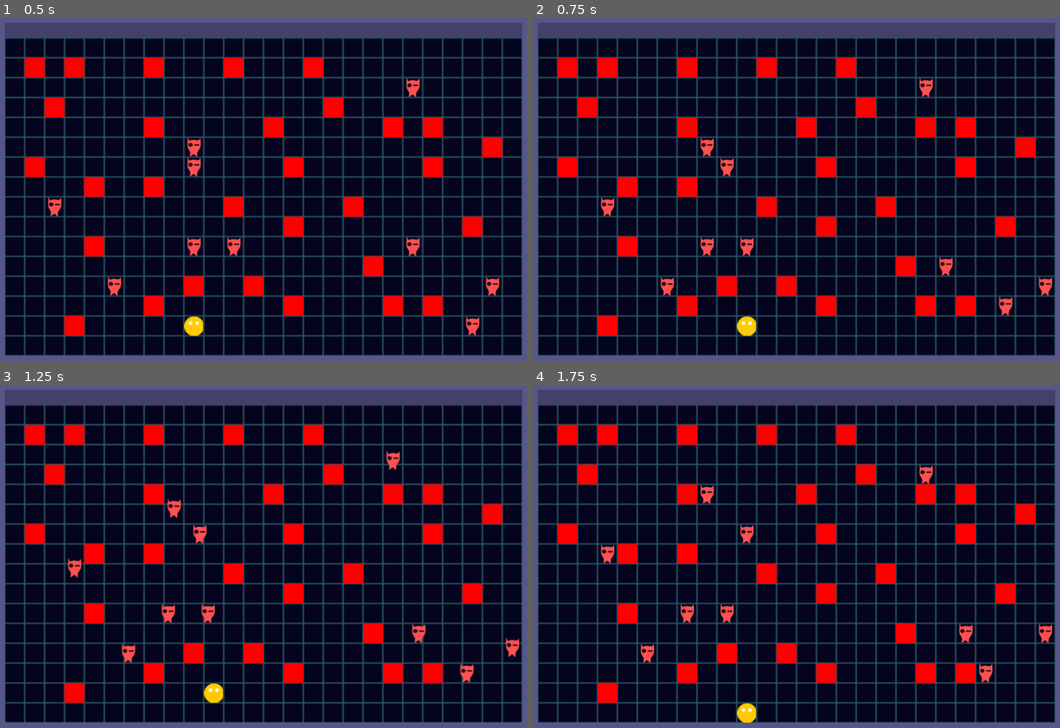
Above: before the commit, frames 1-4 (two rows, left to right).
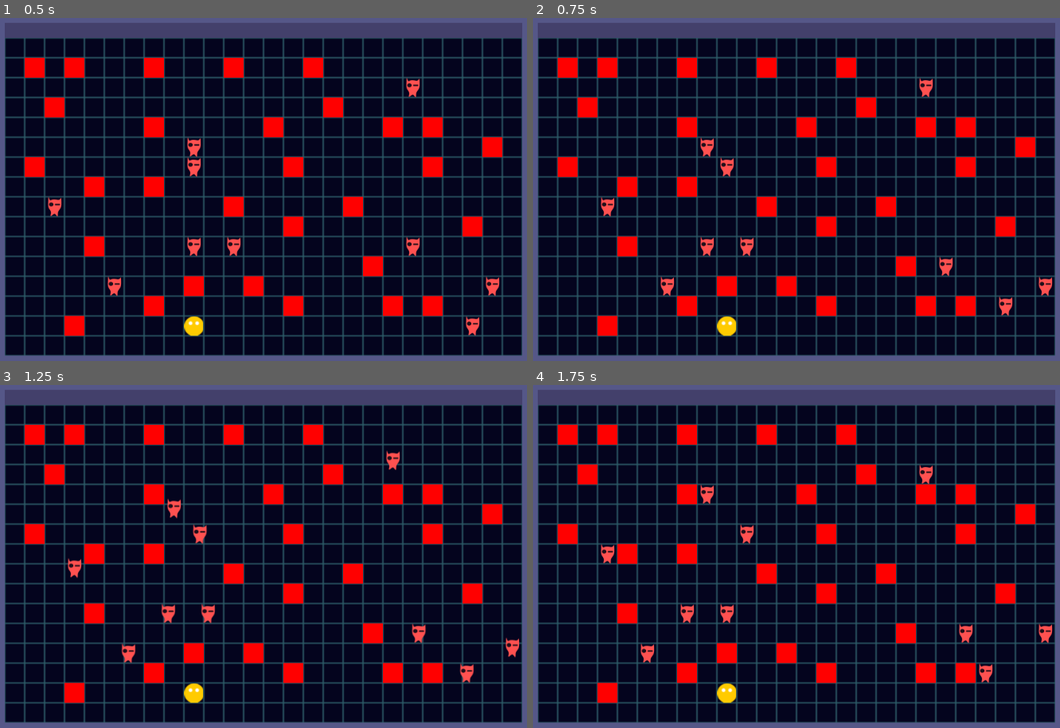
Above: after the commit, the same moments.

Repository: edgex004/RaccoonDelver
Game: Godot game, scene res://Level.tscn
The game is run twice, just before and just after one commit, with the same random seed, the same clock (stepped at 60 frames per second) and the same inputs.
Inputs:
- Up to frame 1 (0.5 s): no input
- Up to frame 2 (0.75 s): tap Enter at 0.5 s; hold Right (player1_right) from 0.53 s (still down)
- Up to frame 3 (1.25 s): keep holding Right (player1_right)
- Up to frame 4 (1.75 s): release Right (player1_right) at 1.28 s; hold Down (player1_down) from 1.28 s (still down)

Frame 1 is identical in both runs. In frame 2, 0.4% of the frame differs, in the area x 34-43%, y 87-93%; in frame 3, 0.4%; in frame 4, 0.4%, in the area x 34-43%, y 87-99%.

Commit message:
Adding 2nd player movement

Diff:
--- a/Level.gd
+++ b/Level.gd
@@ -18,6 +18,7 @@
 	var num_of_gamepads = Input.get_connected_joypads().size()
 	var players_to_spawn = 1
 	if num_of_gamepads > 0:
+		print('found a gamepad')
 		players_to_spawn = 2
 	var enemies_to_spawn = 10
 	spawn_random_objects(objects_to_spawn, enemies_to_spawn, players_to_spawn)
@@ -29,10 +30,11 @@
 func _on_Beat_timeout():
 	emit_signal("beat")
 
-func spawnPlayer(_spawn_position : Vector2):
+func spawnPlayer(_spawn_position : Vector2, is_first_player : bool):
 	var player = PLAYER.instance()
 	add_child(player)
 	player.set_position( _spawn_position)
+	player.is_first_player = is_first_player
 	connect("beat", player, "_on_Beat_timeout")
 
 
@@ -83,7 +85,10 @@
 		var rand_index = randi() % open_tiles.size()
 		var selected_tile = open_tiles[rand_index]
 		var player_spawn_position = _get_tile_pos(selected_tile, GroundTileMap)
-		spawnPlayer(player_spawn_position)
+		if i > 0:
+			spawnPlayer(player_spawn_position, true)
+		else:
+			spawnPlayer(player_spawn_position, false)
 		open_tiles.erase(selected_tile)
 	#Spawn enemies
 	for i in range(num_of_enemies):
--- a/Scenes/Damageable/Movable/Player/Player.gd
+++ b/Scenes/Damageable/Movable/Player/Player.gd
@@ -1,12 +1,17 @@
 extends "../Movable.gd"
 
 var beat_counter = 0
+var is_first_player : bool = true
 
 var has_moved = false
 var player1_inputs = {"player1_left": Vector2.LEFT,
 						"player1_right": Vector2.RIGHT,
 						"player1_up": Vector2.UP,
 						"player1_down": Vector2.DOWN}
+var player2_inputs = {"player2_left": Vector2.LEFT,
+						"player2_right": Vector2.RIGHT,
+						"player2_up": Vector2.UP,
+						"player2_down": Vector2.DOWN}
 
 # Called when the node enters the scene tree for the first time.
 func _ready():
@@ -15,9 +20,12 @@
 
 func _process(delta):
 	if not (has_moved):
-		for dir in player1_inputs.keys():
+		var input_map = player1_inputs
+		if not is_first_player:
+			input_map = player2_inputs
+		for dir in input_map.keys():
 			if Input.is_action_just_pressed(dir):
-				move_tile(player1_inputs[dir], tilesize)
+				move_tile(input_map[dir], tilesize)
 				has_moved = true
 
 func _on_Beat_timeout():
